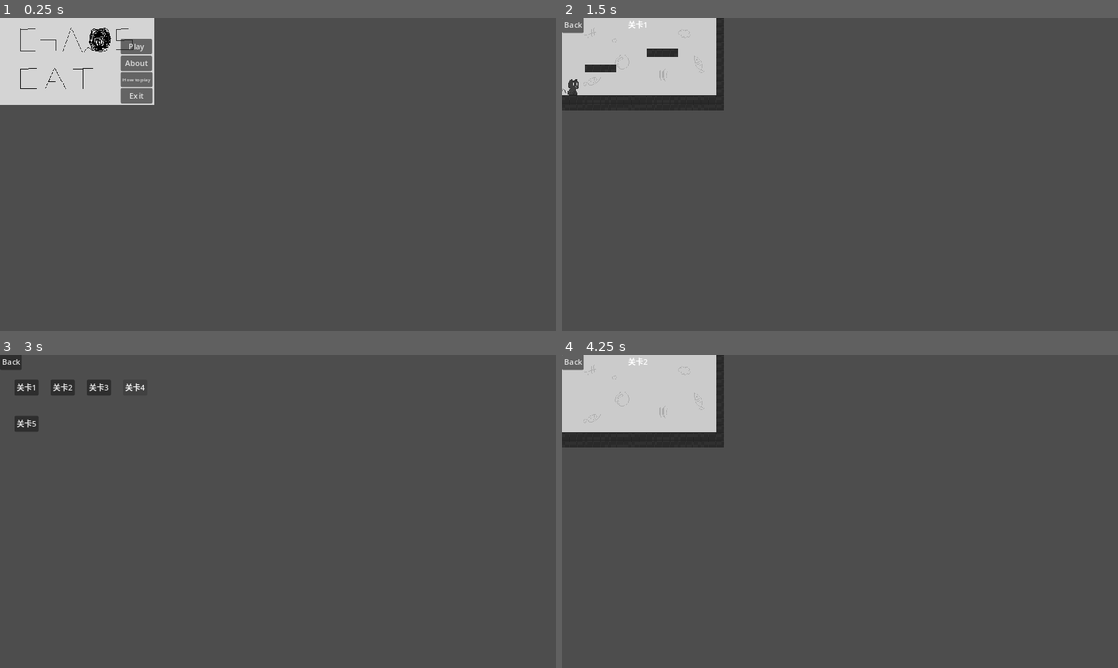
Above: before the commit, frames 1-4 (two rows, left to right).
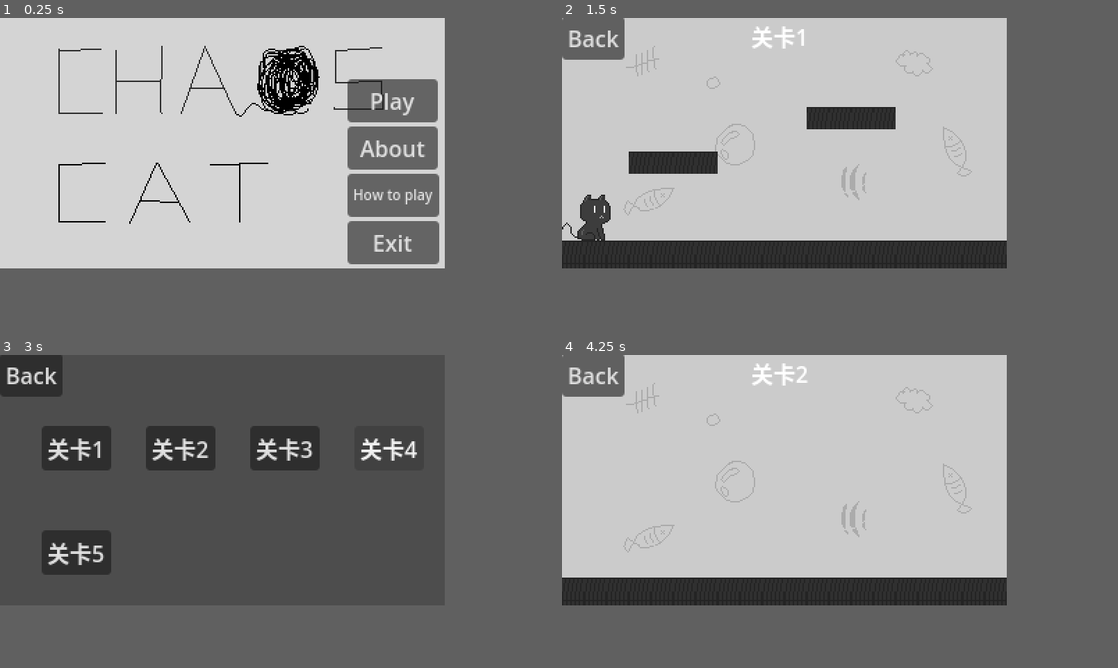
Above: after the commit, the same moments.

Repository: lzcm729/cat-and-string-ball
Game: Godot game, scene res://GUI/start_menu.tscn
Same seed, same stepped clock (60 frames per second), same inputs: the game is played once before the commit and once after it.
Inputs:
- Up to frame 1 (0.25 s): no input
- Up to frame 2 (1.5 s): click "Play" at 0.5 s; click "关卡1" at 1.25 s
- Up to frame 3 (3 s): click "Back" at 2 s; click "Play" at 2.75 s
- Up to frame 4 (4.25 s): click "关卡2" at 3.5 s
In our replay, the window is 800x450 before the commit and 640x360 after it. These sizes can differ from the game's own. Grey fills any space a smaller window leaves; there, only what the larger window draws over its background counts as a difference.

The runs differ from the first frame. In frame 1, 50% of the frame differs, in the area x 0-80%, y 0-80%; in frame 2, 58%; in frame 3, 8.8%; in frame 4, 59%.

Commit message:
更改一下视窗大小

Diff:
--- a/Levels/level_1.tscn
+++ b/Levels/level_1.tscn
@@ -12,10 +12,10 @@
 [node name="main_control" parent="." instance=ExtResource("1_eossy")]
 level_name = "关卡1"
 
-[node name="Cat" parent="." instance=ExtResource("3_l3wy6")]
-position = Vector2(20, 138)
-
 [node name="TileMap" type="TileMap" parent="."]
 tile_set = ExtResource("4_p86rh")
 format = 2
 layer_0/tile_data = PackedInt32Array(393219, 65537, 0, 393220, 65537, 0, 393221, 65537, 0, 393222, 65537, 0, 262155, 65537, 0, 262156, 65537, 0, 262157, 65537, 0, 262158, 65537, 0)
+
+[node name="Cat" parent="." instance=ExtResource("3_l3wy6")]
+position = Vector2(20, 138)
--- a/cat/cat.tscn
+++ b/cat/cat.tscn
@@ -158,7 +158,7 @@
 }]
 
 [sub_resource type="RectangleShape2D" id="RectangleShape2D_abu8b"]
-size = Vector2(25, 33)
+size = Vector2(25, 12)
 
 [node name="Cat" type="CharacterBody2D"]
 script = ExtResource("1_6rb40")
@@ -170,7 +170,7 @@
 frame_progress = 0.150751
 
 [node name="CollisionShape2D" type="CollisionShape2D" parent="."]
-position = Vector2(2.5, 0.5)
+position = Vector2(2.5, 10)
 shape = SubResource("RectangleShape2D_abu8b")
 
 [node name="Control" type="Control" parent="."]
@@ -181,6 +181,7 @@
 offset_bottom = 40.0
 
 [node name="Panel" type="Panel" parent="Control"]
+layout_mode = 0
 offset_left = -10.0
 offset_top = -10.0
 offset_right = 10.0
--- a/project.godot
+++ b/project.godot
@@ -17,9 +17,11 @@
 
 [display]
 
+window/size/viewport_width=320
+window/size/viewport_height=180
 window/size/window_width_override=1280
 window/size/window_height_override=720
-window/stretch/mode="canvas_items"
+window/stretch/mode="viewport"
 
 [physics]
 
Binary file added: UI/cat.aseprite
